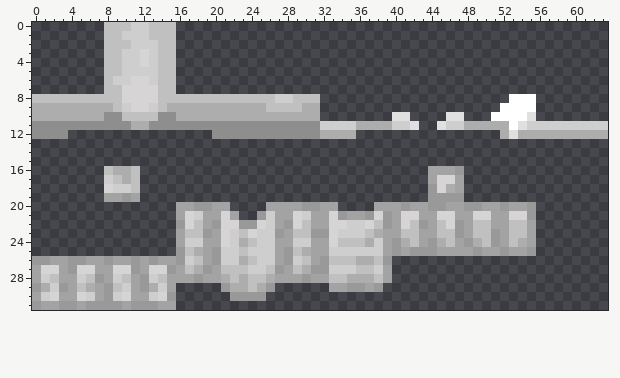
File history of a pixel-art sprite, assets/minecraft/textures/models/armor/leather_layer_1.png. That is the earlier state.
The file is 64x32 pixels. Colours within 5 levels of each other are drawn and written as one.
After the commit:
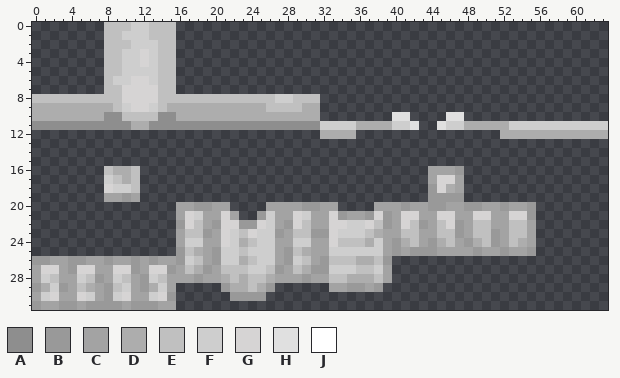
Palette (. is transparent): A #8e8e8e  B #999999  C #a3a3a3  D #adadad  E #c0c0c0  F #cecece  G #d6d4d4  H #e0e0e0  J #ffffff
What changed:
@@ x 0..63 @@
  7 ........EEGGGGEE................................................
- 8 EEEEEEEEEEGGGGEEEEEEEEEEEEEFFEEE.....................JJJ........
- 9 DDDDDDDDDEFGGFEDDDDDDDDDDDEEEEDD....................JJJJ........
-10 DDDDDDDDAAEEEEAADDDDDDDDDDDDDDDD........HH....HH...JJJJH........
-11 AAAAAAAAAAADDAAAAAAAAAAAAAAAAAAAFFFFDDDDFFH..HFFDDDDDJHFFFFFFFFF
-12 AAAA................AAAAAAAAAAAADDDD................DHDDDDDDDDDD
+ 8 EEEEEEEEEEGGGGEEEEEEEEEEEEEFFEEE................................
+ 9 DDDDDDDDDEFGGFEDDDDDDDDDDDEEEEDD................................
+10 DDDDDDDDAAEEEEAADDDDDDDDDDDDDDDD........HH....HH................
+11 AAAAAAAAAAADDAAAAAAAAAAAAAAAAAAAFFFFDDDDFFH..HFFDDDDDFFFFFFFFFFF
+12 ................................DDDD................DDDDDDDDDDDD
 13 ................................................................
Where, in picture pixels (left, top, right, bottom), the same in both pictures:
changed: (491, 94, 536, 139)
erased: (32, 130, 68, 139)
erased: (212, 130, 320, 139)
